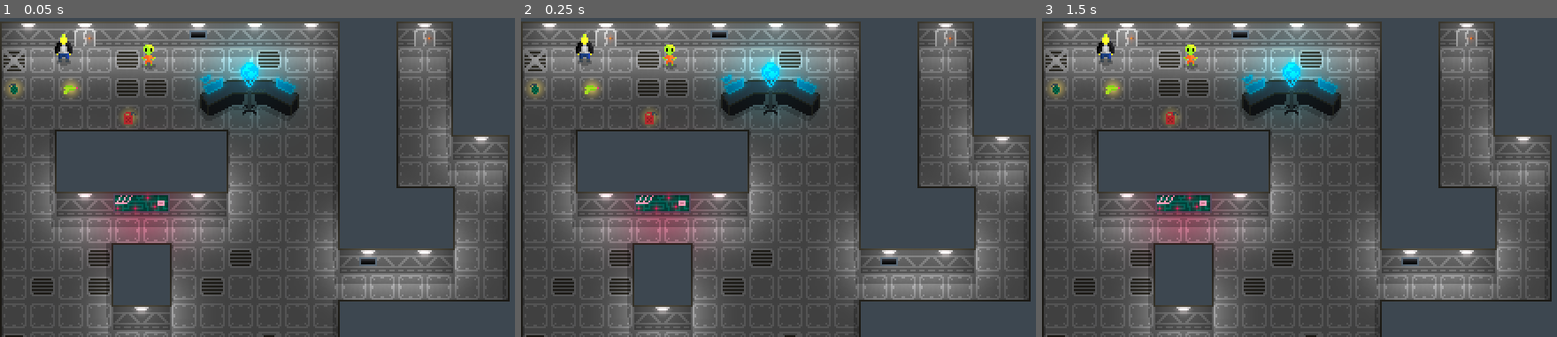
Above: before the commit, frames 1-3 (left to right).
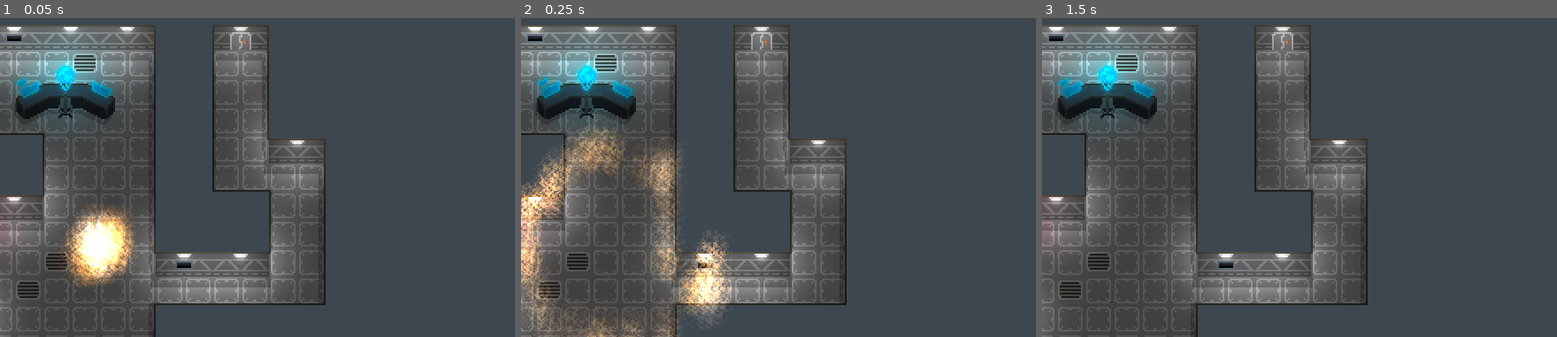
Above: after the commit, the same moments.

Repository: CrankyCranton/Godot-Jam-3
Game: Godot game, scene res://assets/tiles/tiles_test.tscn
Same seed, same stepped clock (60 frames per second), same inputs: the game is played once before the commit and once after it. The project has no main scene, so this scene is started directly.
Inputs:
- Up to frame 1 (0.05 s): no input
- Up to frame 2 (0.25 s): no input
- Up to frame 3 (1.5 s): tap Enter at 1.25 s

The runs differ from the first frame. In frame 1, 45% of the frame differs, in the area x 0-99%, y 1-100%; in frame 2, 48%; in frame 3, 44%.

Commit message:
Variable explosion radius

Diff:
--- a/scenes/explosion.tscn
+++ b/scenes/explosion.tscn
@@ -98,3 +98,5 @@
 process_material = SubResource("ParticleProcessMaterial_4ur28")
 texture = ExtResource("2_2rfjr")
 lifetime = 5.0
+
+[node name="Camera2D" type="Camera2D" parent="."]
--- a/scripts/explosion.gd
+++ b/scripts/explosion.gd
@@ -1,4 +1,17 @@
 extends Node2D
 
 
+@onready var fire: GPUParticles2D = $Fire
+@onready var holy_smoke: GPUParticles2D = $"HolySmoke!"
+
 @export var radius := 64.0
+@export var density := 1.0
+
+
+func _ready() -> void:
+	var avg_speed: float = lerpf(fire.process_material.initial_velocity_min,
+			fire.process_material.initial_velocity_max, 0.5)
+	fire.lifetime = radius / avg_speed
+	fire.amount = roundi(radius * density)
+	holy_smoke.amount = fire.amount
+	fire.emitting = true
